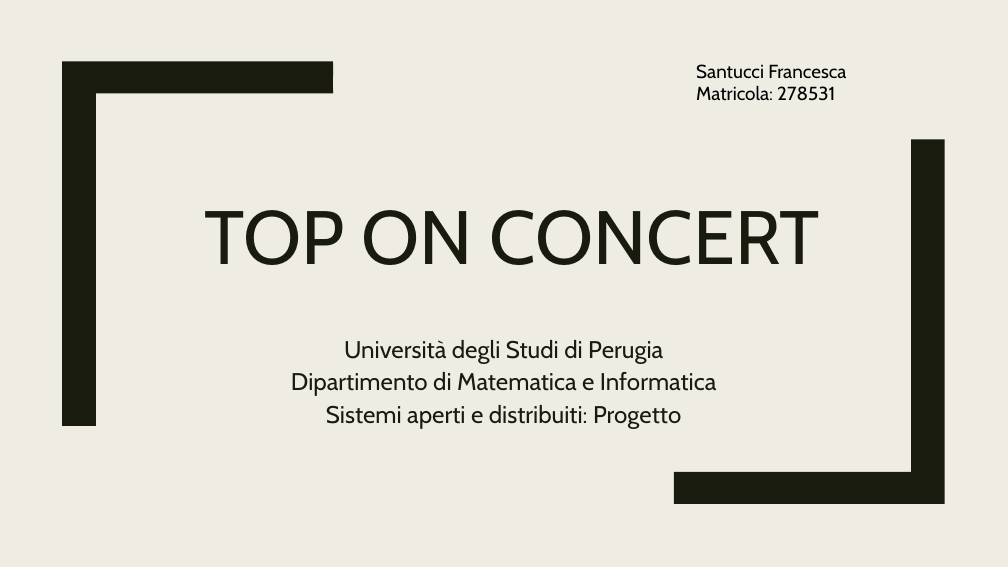
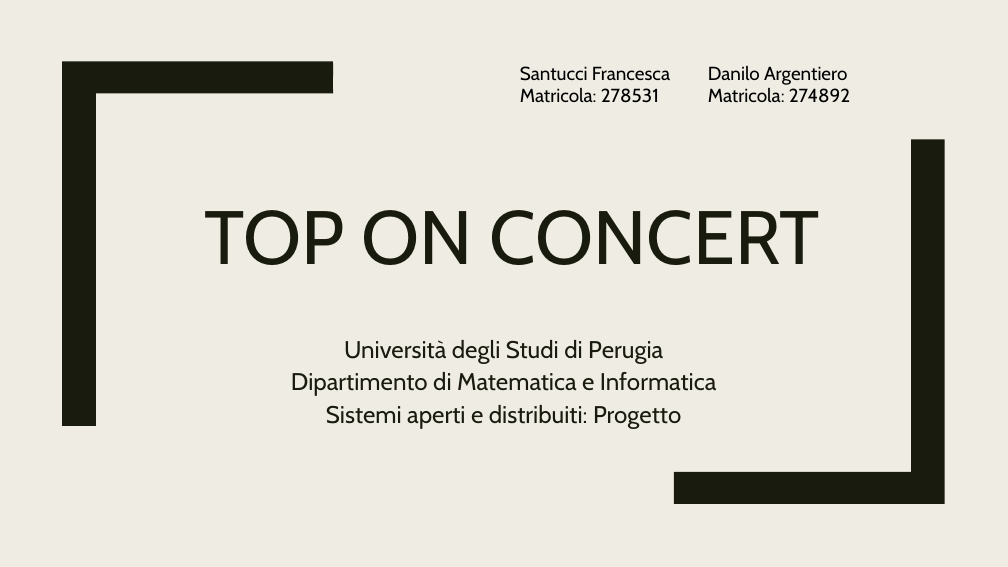
Before and after one commit to MaySantucci/TopOnConcert, a slide deck: slide 1 of documentation/top on concert.pptx. Drawn at 1008x567 pixels with LibreOffice and Linux fonts; fonts in the diff are those of the drawing. Boxes give left, top, right and bottom in pixels: in the first picture for what was removed or moved away, otherwise in the second. Text is boxed around its words. In the diff, an @@ line names an element or a change of style, - is before the commit and + after.

```diff
--- a/documentation/top on concert.pptx
+++ b/documentation/top on concert.pptx
@@ text "Santucci Francesca Matricola: 278531": place and size @@
-text "Santucci Francesca Matricola: 278531" at bbox=[696, 64, 846, 101]
+text "Santucci Francesca Matricola: 278531" at bbox=[520, 66, 670, 103]
@@ text added at bbox=[708, 66, 850, 103], 18 pt, text #000000 @@
+Danilo Argentiero
+Matricola: 274892
```
Also in this commit, not shown: 2 other slides changed, 1 slide removed, 1 other file.
